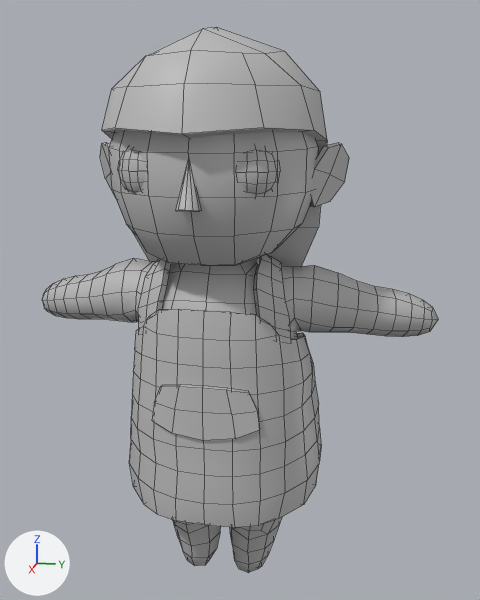
A saved change to the FBX model Artists/Jac/characters/PlayerCharacter_Tealah.fbx.
The view is the same before and after, from a 50 mm lens placed at (1.98, 0.452, 1.453), pointed at (0.01, 0.058, 0.961). The lights are fixed; the arrows at lower left show +X, +Y and +Z. Mesh edges are drawn as thin lines. Where no turn or scale is listed for an object, it has been applied to the vertices.

The scene before the commit, as lines of its bpy script (objects in view):
```python
me_mesh = bpy.data.meshes.new('Mesh')
me_mesh.from_pydata(...)  # 1442 vertices, 1412 faces; spans x -0.33..0.42, y -0.66..0.66, z 0.0..1.75
me_mesh.materials.append(mat_m_playercharacter)  # grey #bcbcbc
ob_tealah = bpy.data.objects.new('Tealah', me_mesh)
ob_tealah.location = (0.0, 0.0, 0.0)
```
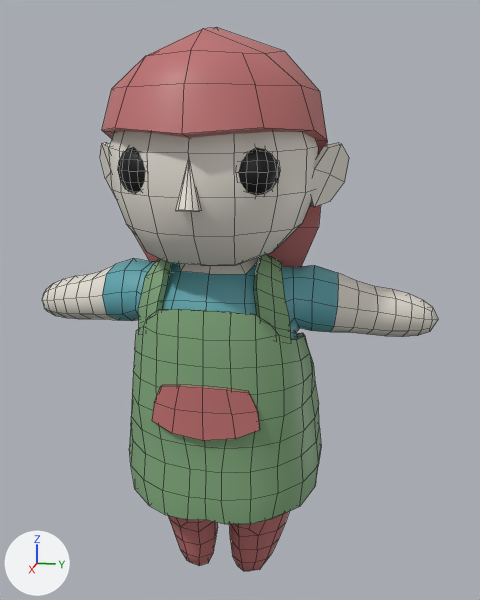
The change, as a list of edits to the scene's bpy script:
```text
Add img_tealah_d2_png:
    img_tealah_d2_png = load_image('Tealah_D2.png', '../../../project/Assets/Materials/Textures/Tealah_D2.png', 128, 128, 'sRGB')
Add mat_tealah_m:
    mat_tealah_m = principled_material('Tealah_M')
    mat_tealah_m.texture = img_tealah_d2_png
Change me_mesh:
    used by ob_tealah; location = (0.0, 0.0, 0.0)
    remove me_mesh.from_pydata(...)  # 1442 vertices, 1412 faces; spans x -0.33..0.42, y -0.66..0.66, z 0.0..1.75
    add me_mesh.from_pydata(...)  # 1466 vertices, 1436 faces; spans x -0.33..0.42, y -0.66..0.66, z 0.0..1.75
    me_mesh part 1
    2 vertices are removed from x 0.06..0.1, y -0.1..0.11, z 0.07..0.21
    21 faces are deleted
    8 vertices in x 0.1..0.17, y 0.18..0.28, z 0.34..0.51 move by (0.01, -0.01, 0.0)
    7 vertices in x -0.04..0.24, y -0.06..0.23, z 0.03..0.58 move by (0.0, -0.02, 0.0)
    7 vertices in x 0.0..0.02, y -0.32..0.32, z 0.02..0.52 move by (0.02, 0.0, 0.0)
    7 vertices in x 0.1..0.17, y -0.28..-0.18, z 0.34..0.51 move by (0.01, 0.01, 0.0)
    6 vertices in x -0.04..0.23, y -0.23..0.06, z 0.03..0.58 move by (0.0, 0.02, 0.0)
    6 vertices in x -0.04..0.2, y -0.23..0.09, z 0.02..0.5 move by (0.01, 0.02, 0.0)
    168 vertices move from x -0.18..0.27, y -0.31..0.31, z 0.02..0.66 to x -0.17..0.25, y -0.31..0.31, z 0.02..0.67
    2 vertices are added at (0.06, -0.04, 0.22), (0.06, 0.04, 0.22)
    21 new faces join them
    me_mesh part 2
    2 faces are deleted
    4 vertices move from x 0.0..0.08, y -0.28..-0.22, z 0.88..0.91 to x -0.01..0.06, y -0.28..-0.23, z 0.88..0.91
    12 vertices are added at x -0.14..-0.07, y -0.24..-0.16, z 0.68..0.77
    14 new faces join them
    me_mesh part 3
    2 faces are deleted
    4 vertices move from x 0.0..0.08, y 0.22..0.28, z 0.88..0.91 to x -0.01..0.06, y 0.23..0.28, z 0.88..0.91
    7 vertices are added at x -0.15..-0.09, y 0.18..0.23, z 0.69..0.75
    5 new vertices lie (0.0, 0.02, -0.05) away from vertices in x -0.15..-0.09, y 0.14..0.19, z 0.79..0.82
    14 new faces join them
    me_mesh part 4: 1389 faces spanning x -0.33..0.42, y -0.66..0.66, z 0.0..1.75 switch from mat_m_playercharacter (grey #bcbcbc) to mat_tealah_m (picture img_tealah_d2_png)
```

Location of each change, [x1, y1, x2, y2] in pixels of the pictures (480 x 600 px; the box of a moved part takes in the faces that stretch with it):
'Tealah', reshaped
    before: [42, 27, 438, 573]
    after: [42, 27, 438, 571]
part 1 of me_mesh, moved or reshaped
    before: [129, 380, 321, 573]
    after: [129, 380, 321, 571]
part 2 of me_mesh, built on
    before: [107, 310, 139, 322]
    after: [107, 310, 139, 321]
part 3 of me_mesh, built on
    both: [290, 318, 333, 338]
part 4 of me_mesh, recoloured
    both: [42, 27, 438, 441]
